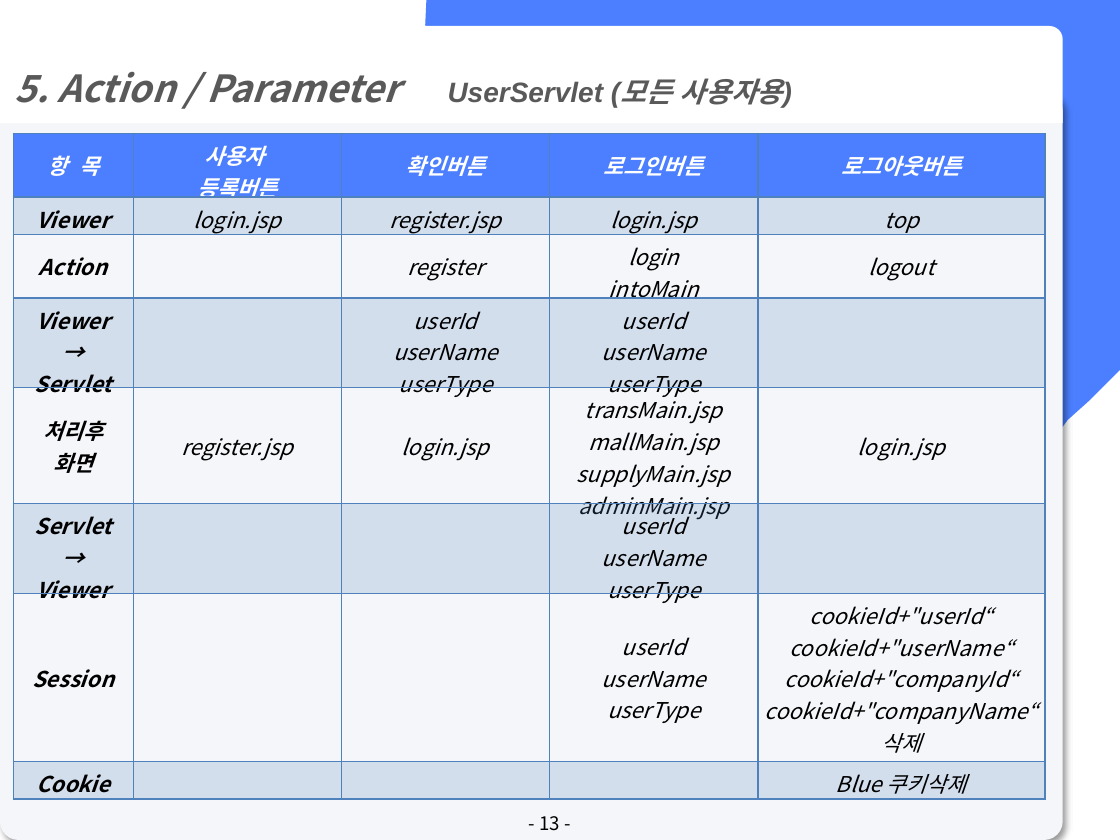
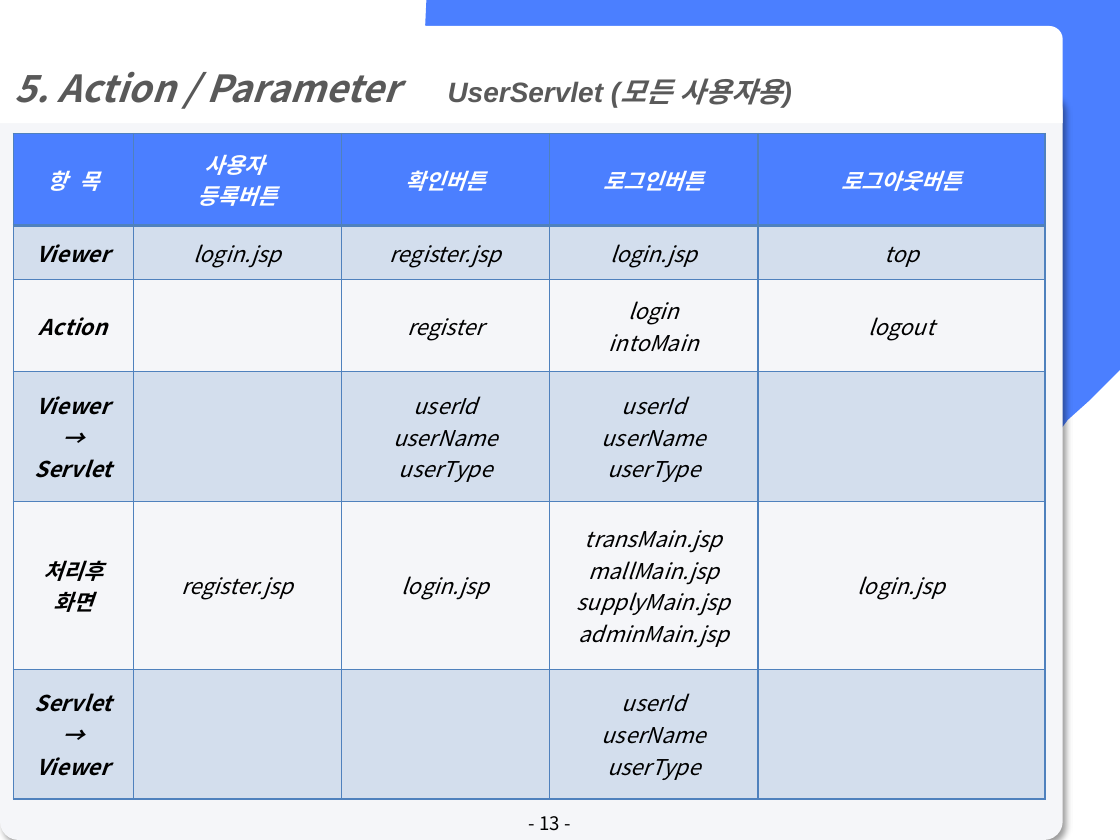
Before and after one commit to lx9203/fulfillmentBlue, a slide deck: slide 13 of file/PPT/Fulfillment 최종발표.pptx. Drawn at 1120x840 pixels with LibreOffice and Linux fonts; fonts in the diff are those of the drawing. Boxes give left, top, right and bottom in pixels: in the first picture for what was removed or moved away, otherwise in the second. Text is boxed around its words. In the diff, an @@ line names an element or a change of style, - is before the commit and + after.

```diff
--- a/file/PPT/Fulfillment 최종발표.pptx
+++ b/file/PPT/Fulfillment 최종발표.pptx
@@ table at [13, 133, 1045, 799] @@
-row 7: Session |  |  | userId / userName / userType | cookieId+"userId“ / cookieId+"userName“ / cookieId+"companyId“ / cookieId+"companyName“ / 삭제
-row 8: Cookie |  |  |  | Blue 쿠키삭제
```
Also in this commit, not shown: 12 other slides changed, 3 other files.
